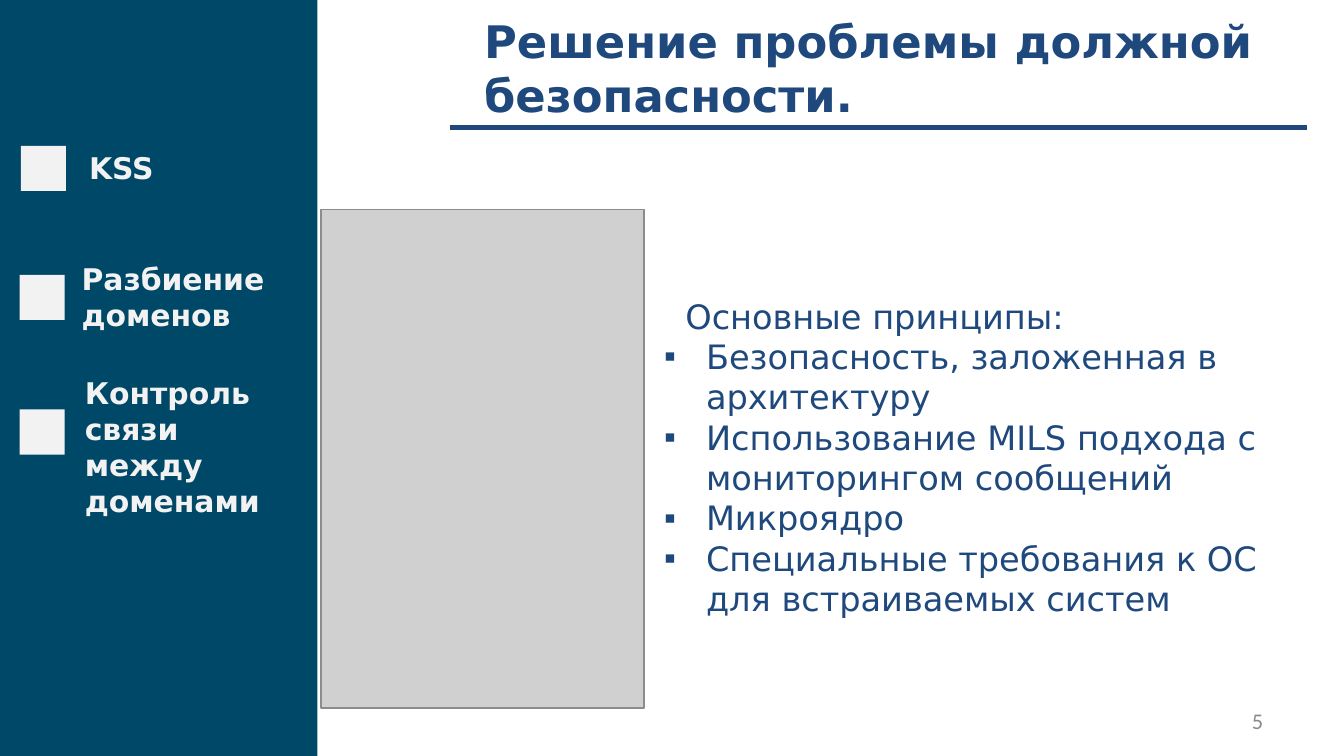
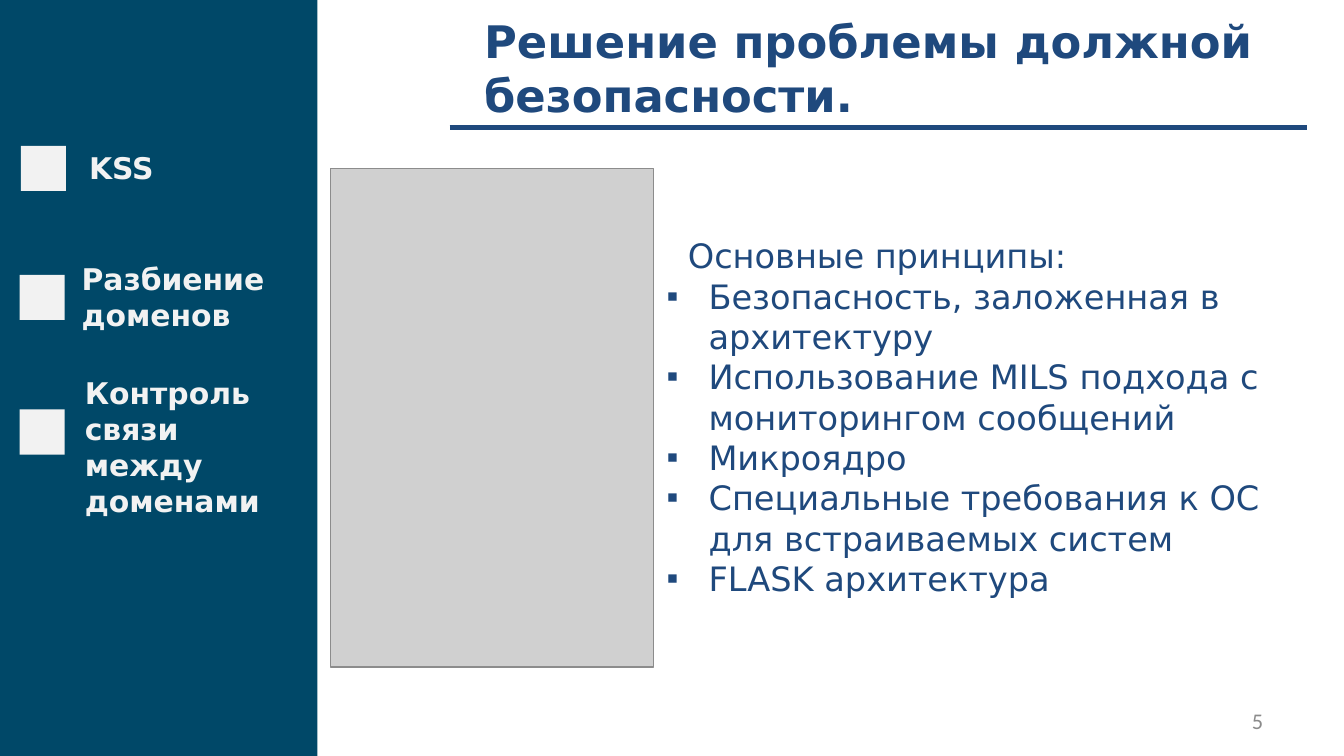
Before and after one commit to fanglores/Gagarin-2022, a slide deck: slide 5 of doc/Presentation.pptx. Drawn at 1344x756 pixels with LibreOffice and Linux fonts; fonts in the diff are those of the drawing; grey boxes stand for pictures. Boxes give left, top, right and bottom in pixels: in the first picture for what was removed or moved away, otherwise in the second. Text is boxed around its words. In the diff, an @@ line names an element or a change of style, - is before the commit and + after.

```diff
--- a/doc/Presentation.pptx
+++ b/doc/Presentation.pptx
@@ picture: place and size @@
-picture at (321,210,644,708)
+picture at (331,168,653,667)
@@ text "Основные принципы:": place and size @@
-text "Основные принципы:" at (685,304,1257,618)
+text "Основные принципы:" at (688,243,1260,598)
@@ text at (709,566,1049,598): paragraph added @@
+▪ FLASK архитектура
```
Also in this commit, not shown: 4 other slides changed, 1 slide added.
